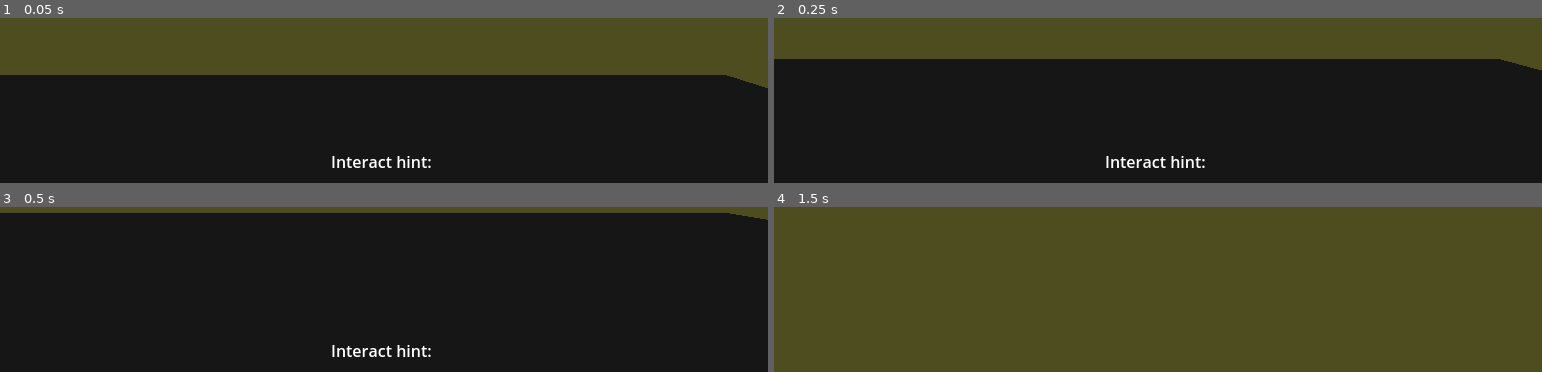
Above: before the commit, frames 1-4 (two rows, left to right).
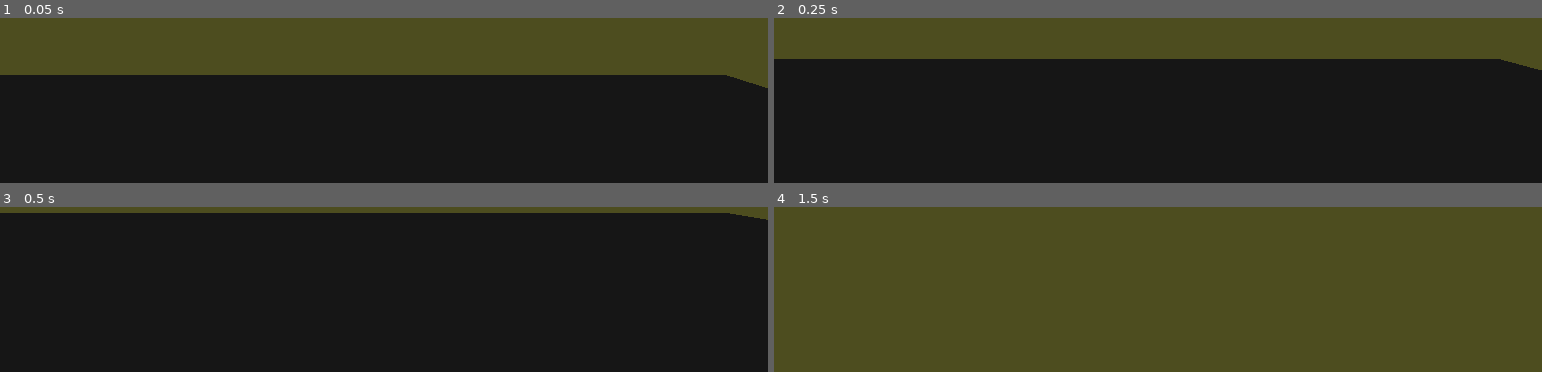
Above: after the commit, the same moments.

Repository: zachary-huber/globalGameJam2025_BUBBLE
Game: Godot game, scene res://src/scenes/main_3d.tscn
Same seed, same stepped clock (60 frames per second), same inputs: the game is played once before the commit and once after it.
Inputs (mouse positions are in pixels of both pictures, inside the frame that each line leads up to):
- Up to frame 1 (0.05 s): no input
- Up to frame 2 (0.25 s): no input
- Up to frame 3 (0.5 s): no input
- Up to frame 4 (1.5 s): tap Enter (ui_accept) at 0.5, 0.77 s; move the mouse to (outside the picture) at 0.52 s; hold Q (alt_interact) 0.53-1.28 s; hold W (forward) from 0.53 s (still down); tap E (interact) at 0.8, 1.35 s; move the mouse to (outside the picture) at 1.27 s

The runs differ from the first frame. In frame 1, 0.4% of the frame differs, in the area x 43-57%, y 83-91%; in frame 2, 0.4%; in frame 3, 0.4%; in frame 4, nothing differs.

Commit message:
updated lever interaction and added interactable class

Diff:
--- a/src/scenes/lever.tscn
+++ b/src/scenes/lever.tscn
@@ -1,4 +1,6 @@
-[gd_scene load_steps=6 format=3 uid="uid://1ygys75xohd7"]
+[gd_scene load_steps=8 format=3 uid="uid://1ygys75xohd7"]
+
+[ext_resource type="Script" path="res://src/scripts/lever.gd" id="1_v22ur"]
 
 [sub_resource type="StandardMaterial3D" id="StandardMaterial3D_y5ji1"]
 albedo_color = Color(0.62137, 0.338731, 0.0280959, 1)
@@ -15,7 +17,11 @@
 [sub_resource type="StandardMaterial3D" id="StandardMaterial3D_flu8x"]
 albedo_color = Color(0, 0, 0, 1)
 
+[sub_resource type="BoxShape3D" id="BoxShape3D_urdnu"]
+size = Vector3(1.85699, 0.80542, 0.669067)
+
 [node name="lever" type="Node3D"]
+script = ExtResource("1_v22ur")
 
 [node name="StaticBody3D" type="StaticBody3D" parent="."]
 
@@ -46,3 +52,9 @@
 transform = Transform3D(0.558397, 0, 0, 0, 1, 0, 0, 0, 1, 0, 0, 0)
 material_override = SubResource("StandardMaterial3D_flu8x")
 mesh = SubResource("BoxMesh_7l8mj")
+
+[node name="Area3D" type="Area3D" parent="."]
+
+[node name="CollisionShape3D" type="CollisionShape3D" parent="Area3D"]
+transform = Transform3D(1, 0, 0, 0, 1, 0, 0, 0, 1, 0.0989685, 0.209999, -0.0189819)
+shape = SubResource("BoxShape3D_urdnu")
--- a/src/scenes/main_3d.tscn
+++ b/src/scenes/main_3d.tscn
@@ -55,4 +55,3 @@
 grow_horizontal = 2
 grow_vertical = 0
 bbcode_enabled = true
-text = "[center]Interact hint: [/center]"
--- a/src/scenes/wheel.tscn
+++ b/src/scenes/wheel.tscn
@@ -19,6 +19,7 @@
 
 [node name="wheel" type="Node3D"]
 script = ExtResource("1_gbc7v")
+interactHintText = "[center]Turn wheel with [E] and [Q][/center]"
 
 [node name="StaticBody3D" type="StaticBody3D" parent="."]
 
--- /dev/null
+++ b/src/scripts/interactable.gd
@@ -0,0 +1,17 @@
+class_name Interactable
+extends Node
+
+@export var interactHintText:String = "[center]This is the default interact hint![/center]"
+
+
+func _ready() -> void:
+	pass
+
+func _process(delta: float) -> void:
+	pass
+
+func interact():
+	print("interacting with ", self)
+
+func alt_interact():
+	print("alt_interacting with ", self)
--- /dev/null
+++ b/src/scripts/lever.gd
@@ -0,0 +1,17 @@
+extends Interactable
+
+func _init() -> void:
+	interactHintText = "[center]Move mouse [up] and [down] to move forward and back[/center]"
+
+func _ready() -> void:
+	pass
+
+
+func _process(delta: float) -> void:
+	pass
+
+func interact():
+	super()
+
+func alt_interact():
+	super()
--- a/src/scripts/wheel.gd
+++ b/src/scripts/wheel.gd
@@ -1,11 +1,12 @@
-extends Node3D
+extends Interactable
 
 @export var rotationSpeed:float = 15.0
-var interactHintText:String = "[center]Turn wheel with [E] and [Q][/center]"
+
+func _init() -> void:
+	interactHintText = "[center]Turn wheel with [E] and [Q][/center]"
 
 func _ready() -> void:
 	pass
-
 
 func _process(delta: float) -> void:
 	pass
@@ -18,7 +19,9 @@
 
 
 func interact():
+	super()
 	rotateWheel("right")
 
 func alt_interact():
+	super()
 	rotateWheel("left")
